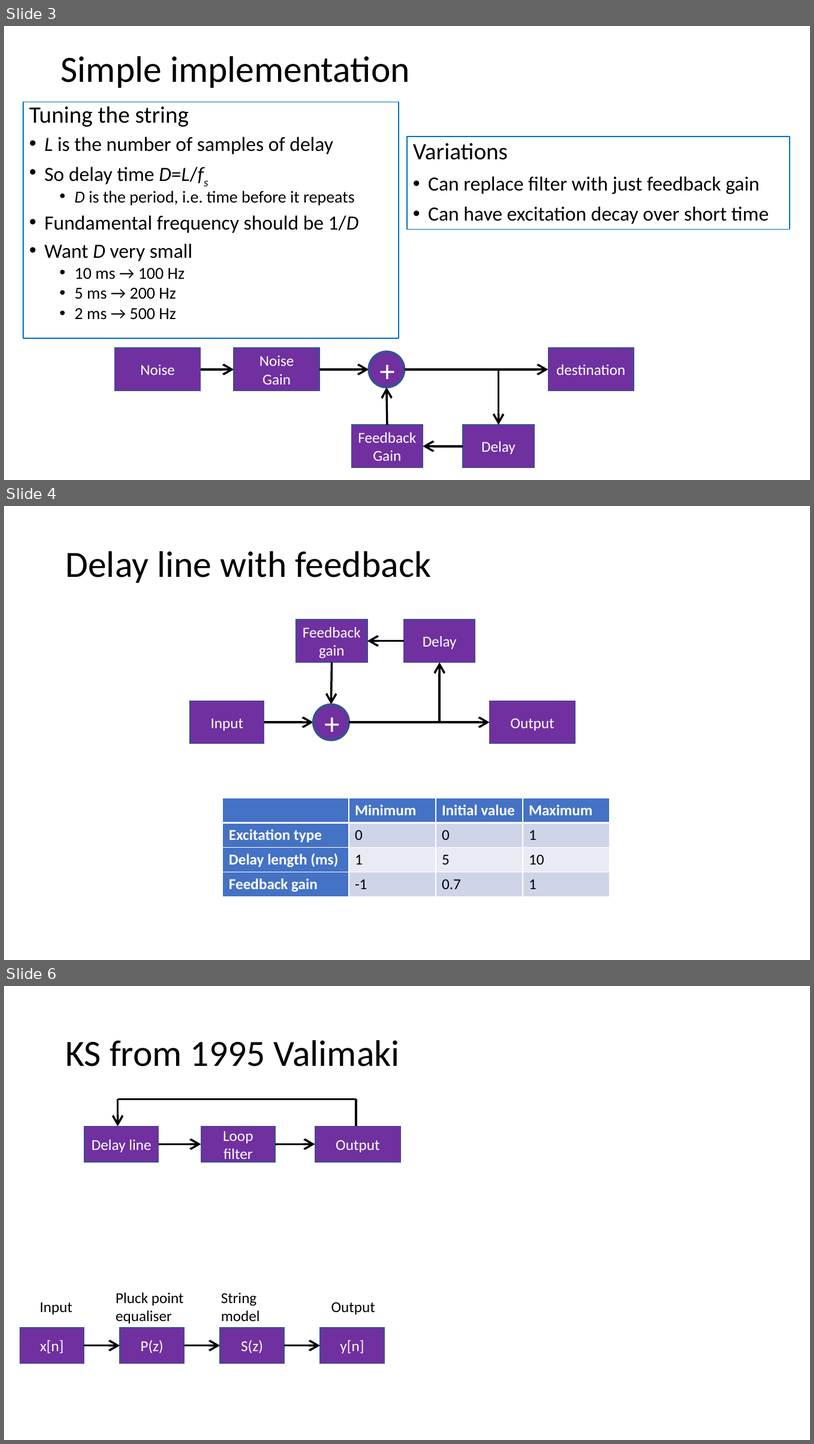
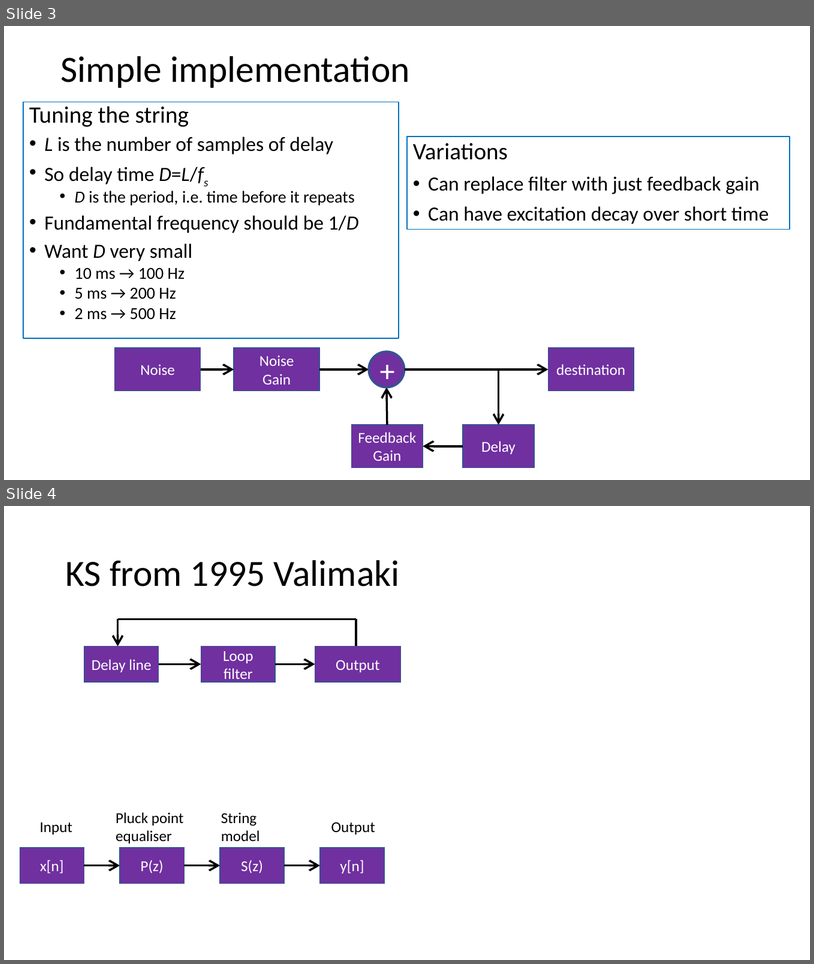
Before and after one commit to joshreiss/digital-waveguides-review, a slide deck: Figures and settings.pptx. Shown one above the other, each under a label of ours: slides 3, 4 and 6 before the commit, slides 3 and 4 after it; the slides between them are not shown. The pictures are 814x1444 and 814x964 pixels, drawn with LibreOffice and Linux fonts; fonts in the diff are those of the drawing. Boxes give left, top, right and bottom in pixels: in the first picture for what was removed or moved away, otherwise in the second. Text is boxed around its words. In the diff, an @@ line names an element or a change of style, - is before the commit and + after.

```diff
--- a/Figures and settings.pptx
+++ b/Figures and settings.pptx
@@ slide 4 removed at <box>4,506,810,960</box>, background #FFFFFF @@
@@ title removed at <box>65,551,431,583</box> @@
-Delay line with feedback
@@ rectangle removed at <box>296,619,368,662</box> @@
-Feedbackgain
@@ rectangle removed at <box>404,619,475,662</box> @@
-Delay
@@ arrow removed from (404, 641) to (368, 641) @@
@@ arrow removed from (332, 662) to (331, 705) @@
@@ arrow removed from (440, 722) to (440, 662) @@
@@ rectangle removed at <box>190,701,264,744</box> @@
-Input
@@ rectangle removed at <box>490,701,576,744</box> @@
-Output
@@ ellipse removed at <box>314,705,350,740</box> @@
-+
@@ arrow removed from (264, 722) to (314, 722) @@
@@ arrow removed from (350, 722) to (490, 722) @@
@@ table removed at <box>223,798,610,896</box>, 4 rows, 4 columns @@
- | Minimum | Initial value | Maximum
-Excitation type | 0 | 0 | 1
-Delay length (ms) | 1 | 5 | 10
-Feedback gain | -1 | 0.7 | 1
@@ what was slide 6 is now slide 4 @@
```
Also in this commit, not shown: 3 other slides removed, 38 other files.
